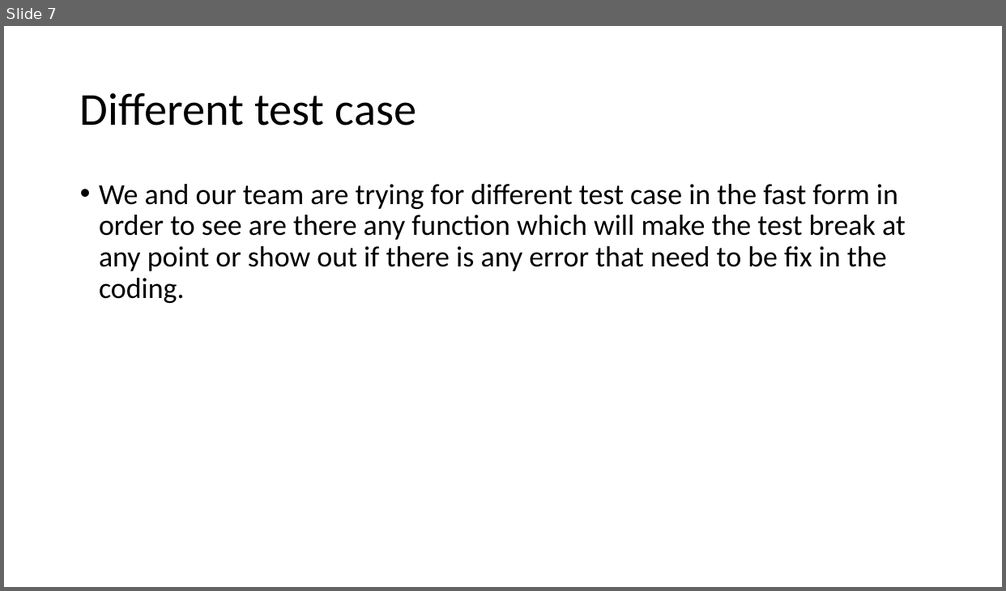
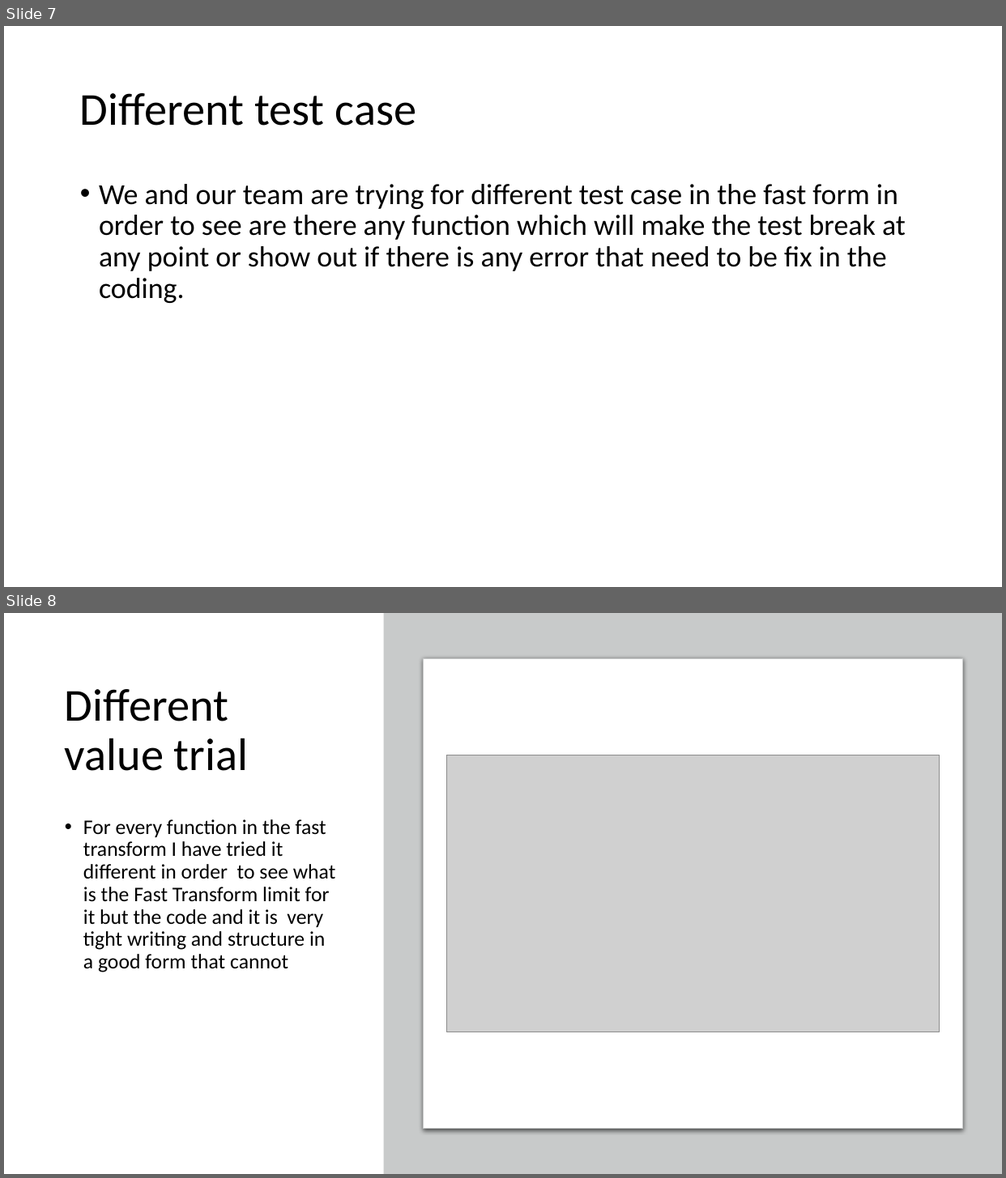
Before and after one commit to cu-numcomp/spring22-project-khoiphan171199, a slide deck: Fast Transform.pptx. Shown one above the other, each under a label of ours: slide 7 before the commit, slides 7 and 8 after it. The pictures are 1006x591 and 1006x1178 pixels, drawn with LibreOffice and Linux fonts; fonts in the diff are those of the drawing; grey boxes stand for pictures. Boxes give left, top, right and bottom in pixels: in the first picture for what was removed or moved away, otherwise in the second. Text is boxed around its words. In the diff, an @@ line names an element or a change of style, - is before the commit and + after.

```diff
--- a/Fast Transform.pptx
+++ b/Fast Transform.pptx
@@ slide 8 added at (4,613,1002,1174), background #FFFFFF @@
@@ rectangle added at (384,613,1002,1174), fill #C8CACA @@
@@ rounded rectangle added at (424,658,962,1129), fill #FFFFFF, outline #C8CACA 0.75 pt @@
@@ title added at (65,689,248,771), 44 pt, text #000000 @@
+Different value trial
@@ picture added at (446,756,939,1033) @@
@@ text added at (83,820,336,973), 20 pt, text #000000 @@
+• For every function in the fast transform I have tried it different in order to see what is the Fast Transform limit for it but the code and it is very tight writing and structure in a good form that cannot
```
Also in this commit, not shown: 2 other slides added.
